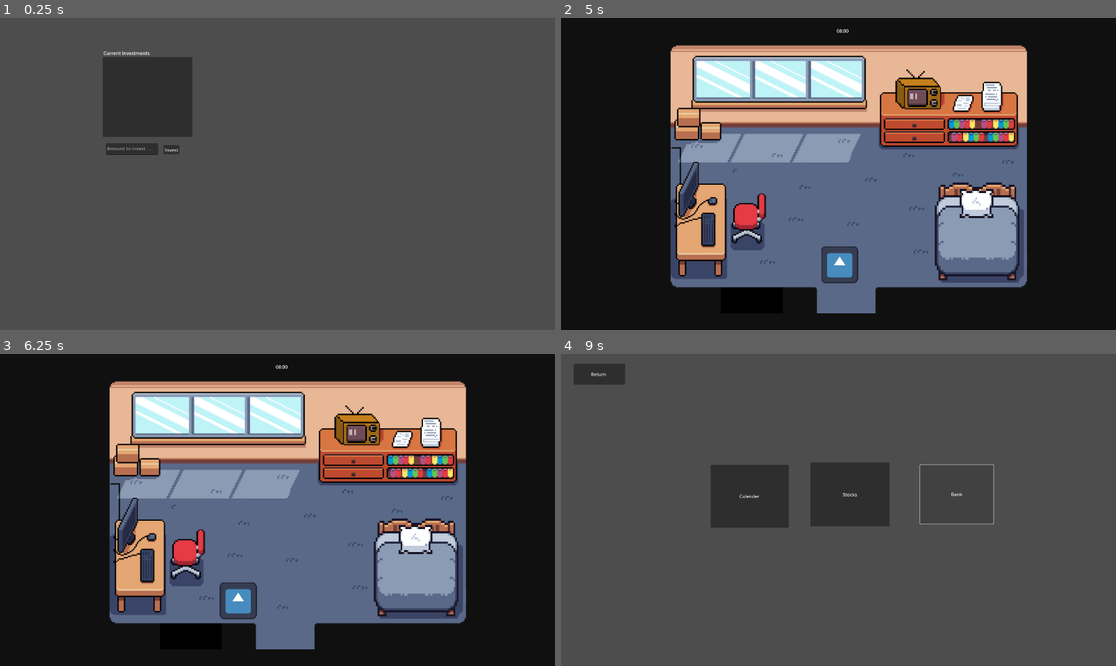
Above: before the commit, frames 1-4 (two rows, left to right).
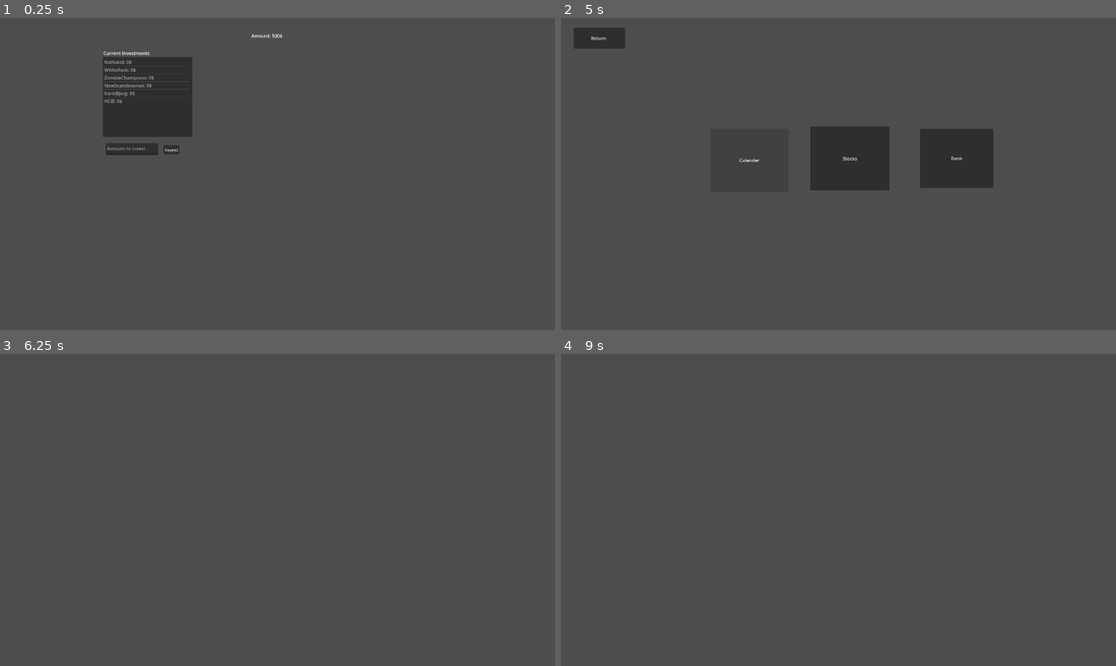
Above: after the commit, the same moments.

Repository: ThyGram/Eksamensprojekt-DDU
Game: Godot game, scene res://stocks.tscn
Two runs of this game, one before a commit and one after it. Both use one fixed random seed, a clock stepped at 60 frames per second and the inputs below. This scene is started directly instead of the project's main scene. The engine's default icon, where the game draws it, is replaced by a stand-in: a white triangle on a blue panel in a dark square.
Inputs (mouse positions are in pixels of both pictures, inside the frame that each line leads up to):
- Up to frame 1 (0.25 s): no input
- Up to frame 2 (5 s): click "Invest" at 0.5 s; tap Enter (ui_accept) at 1.25, 2.1, 2.27, 2.57, 2.75, 3.6, 3.77, 4.07, 4.25 s; hold D (Right) 1.28-2.03 s; hold Enter (ui_accept) 1.28-2.03 s; hold S (Down) 2.03-2.78 s; hold D (Right) 2.78-3.53 s; hold Enter (ui_accept) 2.78-3.53 s; hold W (Up) 3.53-4.28 s; hold A (Left) from 4.28 s (still down); hold Enter (ui_accept) from 4.28 s (still down); tap Escape (Escape) at 4.9 s
- Up to frame 3 (6.25 s): release A (Left) at 5 s; release Enter (ui_accept) at 5 s; click (188, 497) at 5 s, where only the run after the commit has a clickable "Calender"; tap Enter (ui_accept) at 5.75, 5.85, 6.02 s; hold A (Left) from 5.78 s (still down)
- Up to frame 4 (9 s): tap Enter (ui_accept) at 6.32 s; release A (Left) at 6.53 s; hold S (Down) 6.53-7.25 s; hold Enter (ui_accept) 6.53-7.25 s; click (749, 497) at 7.25 s, where only the run before the commit has a clickable "Calender"; click (849, 494) at 8 s, where only the run before the commit has a clickable "Stocks"; click (955, 494) at 8.75 s, where only the run before the commit has a clickable "Bank"

The runs differ from the first frame. In frame 1, 0.3% of the frame differs, in the area x 18-51%, y 5-28%; in frame 2, 99%; in frame 3, 99%, in the area x 0-100%, y 0-100%; in frame 4, 6.5%.
Error before the commit: Attempt to call function 'add_item' in base 'null instance' on a null instance. (res://stocks.gd:9)
Error after the commit: Invalid access of index '0' on a base object of type: 'PackedInt32Array'. (res://stocks.gd:33)

Commit message:
Investing added

Diff:
--- /dev/null
+++ b/GodotGame/bank.gd
@@ -0,0 +1,15 @@
+extends Control
+
+
+# Called when the node enters the scene tree for the first time.
+func _ready():
+	pass # Replace with function body.
+
+
+# Called every frame. 'delta' is the elapsed time since the previous frame.
+func _process(delta):
+	pass
+
+func _input(event):
+	if (event.is_action_pressed("Escape")):
+		get_tree().change_scene_to_file("res://main_game_computer.tscn")
--- a/GodotGame/bank.tscn
+++ b/GodotGame/bank.tscn
@@ -1,4 +1,6 @@
-[gd_scene format=3 uid="uid://b2jja6t1m65hx"]
+[gd_scene load_steps=2 format=3 uid="uid://b2jja6t1m65hx"]
+
+[ext_resource type="Script" path="res://bank.gd" id="1_7qo0x"]
 
 [node name="Bank" type="Control"]
 layout_mode = 3
@@ -7,3 +9,4 @@
 anchor_bottom = 1.0
 grow_horizontal = 2
 grow_vertical = 2
+script = ExtResource("1_7qo0x")
--- /dev/null
+++ b/GodotGame/calender.gd
@@ -0,0 +1,15 @@
+extends Control
+
+
+# Called when the node enters the scene tree for the first time.
+func _ready():
+	pass # Replace with function body.
+
+
+# Called every frame. 'delta' is the elapsed time since the previous frame.
+func _process(delta):
+	pass
+
+func _input(event):
+	if (event.is_action_pressed("Escape")):
+		get_tree().change_scene_to_file("res://main_game_computer.tscn")
--- a/GodotGame/calender.tscn
+++ b/GodotGame/calender.tscn
@@ -1,4 +1,6 @@
-[gd_scene format=3 uid="uid://h5l0aden855"]
+[gd_scene load_steps=2 format=3 uid="uid://h5l0aden855"]
+
+[ext_resource type="Script" path="res://calender.gd" id="1_ybaj3"]
 
 [node name="Calender" type="Control"]
 layout_mode = 3
@@ -7,3 +9,4 @@
 anchor_bottom = 1.0
 grow_horizontal = 2
 grow_vertical = 2
+script = ExtResource("1_ybaj3")
--- a/GodotGame/main_game_bedroom.gd
+++ b/GodotGame/main_game_bedroom.gd
@@ -3,7 +3,7 @@
 
 # Called when the node enters the scene tree for the first time.
 func _ready():
-	pass
+	storage.GameStarted = true
 
 func NewDay():
 	print("DAY DONEbed")
--- a/GodotGame/main_game_computer.tscn
+++ b/GodotGame/main_game_computer.tscn
@@ -16,7 +16,7 @@
 scale = Vector2(0.995906, 0.991586)
 script = ExtResource("1_d3cnl")
 
-[node name="Button" type="Button" parent="."]
+[node name="Calender" type="Button" parent="."]
 layout_mode = 0
 offset_left = 516.113
 offset_top = 383.224
@@ -24,7 +24,7 @@
 offset_bottom = 602.224
 text = "Calender"
 
-[node name="Button2" type="Button" parent="."]
+[node name="Stocks" type="Button" parent="."]
 layout_mode = 0
 offset_left = 861.528
 offset_top = 375.156
@@ -32,7 +32,7 @@
 offset_bottom = 598.156
 text = "Stocks"
 
-[node name="Button3" type="Button" parent="."]
+[node name="Bank" type="Button" parent="."]
 layout_mode = 0
 offset_left = 1244.09
 offset_top = 383.224
@@ -48,4 +48,7 @@
 offset_bottom = 103.255
 text = "Return "
 
+[connection signal="pressed" from="Calender" to="." method="_on_calender_pressed"]
+[connection signal="pressed" from="Stocks" to="." method="_on_stocks_pressed"]
+[connection signal="pressed" from="Bank" to="." method="_on_bank_pressed"]
 [connection signal="pressed" from="ReturnButton" to="." method="_on_return_button_pressed"]
--- a/GodotGame/single_ton.gd
+++ b/GodotGame/single_ton.gd
@@ -1,19 +1,17 @@
 extends Node2D
 
 var DisplayUsername : String
-var Money : int
+var Money : int = 500
 var Highscore : int
 var GameStarted : bool = false
-var TimerStarted : bool = false
 var rng = RandomNumberGenerator.new()
-var GameTimerStarted : bool = false
 var DayStarted : bool = false
 var GameWatch : int = 480
 var PlayerPosition
 
 var GameTimer = Timer.new()
 
-# First variable is money invested, and second is news boost or not
+# First variable is money invested, second is news boost or not and third is the name of the stock.
 var Stocks : Dictionary = {
 	0 : [0, null, "Rothskid"],
 	1 : [0, null, "WhiteRock"],
@@ -28,9 +26,7 @@
 	Money = storage.Money
 	Highscore = storage.Highscore
 	GameStarted = storage.GameStarted
-	TimerStarted = storage.TimerStarted
 	DayStarted = storage.DayStarted
-	GameTimerStarted = storage.GameTimerStarted
 	GameWatch = storage.GameWatch
 	GameTimer = storage.GameTimer
 	PlayerPosition = storage.PlayerPosition
@@ -41,38 +37,28 @@
 	print("GameSTART")
 	add_child(GameTimer)
 	GameTimer.autostart = true
-	GameTimer.start(2)
+	GameTimer.start(0.5)
 	GameTimer.timeout.connect(_on_gametimer_timeout)
 
-func _process(delta):
-	if (GameStarted and !TimerStarted):
-		print("START")
-		var timer = Timer.new()
-		add_child(timer)
-		timer.autostart = true
-		timer.timeout.connect(_on_timer_timeout)
-		timer.start(48)
-		TimerStarted = true
-
-func _on_timer_timeout():
-	print("STOCKs")
-	var Increment : float = 0
-	for key in Stocks:
-		var randomNumber = rng.randi_range(1,200)
-		if randomNumber == 100 and Stocks[key][1] == null:
-			Increment = rng.randf_range(0, 2)
-			Stocks[key][0] *= Increment
-		else:
-			Increment = rng.randf_range(-0.935, 1.065)
-			if Stocks[key][1] == true:
-				Increment += 0.5
-				Stocks[key][0] *= Increment
-			elif Stocks[key][1] == false:
-				Increment -= 0.5
-				Stocks[key][0] *= Increment
-			else:
-				Stocks[key][0] *= Increment
 
 func _on_gametimer_timeout():
 	if GameWatch <= 1440 and GameStarted:
 		GameWatch += 5
+		var hour : float = float(GameWatch) / 60.0
+		print(hour)
+		if floor(hour) == hour:
+			for key in Stocks:
+				var Increment : float = 0;
+				var randomNumber = rng.randi_range(1,200)
+				if randomNumber == 100 and Stocks[key][1] == null:
+					Increment = rng.randf_range(0, 2)
+				else:
+					Increment = rng.randf_range(0.935, 1.065)
+					if Stocks[key][1] == true:
+						Increment += 0.5
+					elif Stocks[key][1] == false:
+						Increment -= 0.5
+
+				Stocks[key][0] *= Increment
+				Stocks[key][0] = round(Stocks[key][0])
+			get_tree().change_scene_to_file("res://stocks.tscn")
--- a/GodotGame/stocks.gd
+++ b/GodotGame/stocks.gd
@@ -3,10 +3,12 @@
 var stocks : Dictionary = storage.Stocks
 
 # Called when the node enters the scene tree for the first time.
+
 func _ready():
 	pass # Replace with function body.
 	for key in stocks:
-		$Label/CurrentInvestsments.add_item(stocks[key][2] + ": " + str(stocks[key][0]) + "$", null, true)
+		$Label/CurrentInvestments.add_item(stocks[key][2] + ": " + str(stocks[key][0]) + "$", null, true)
+
 
 	#"InvestedInRotschKid": [0, null],
 	#"InvestedInWhiteRock" : [0, null],
@@ -17,18 +19,19 @@
 
 func _input(event):
 	if (event.is_action_pressed("Escape")):
-		get_tree().change_scene_to_file("res://main_game_bedroom.tscn")
+		get_tree().change_scene_to_file("res://main_game_computer.tscn")
 
 # Called every frame. 'delta' is the elapsed time since the previous frame.
 func _process(delta):
-	pass
+	$MoneyAmount.text = "Amount: " + str(storage.Money) + "$"
 
 
 func _on_invest_pressed():
-	var index = $Label/CurrentInvestsments.get_selected_items()
+	var index = $Label/CurrentInvestments.get_selected_items()
 	var amount : int = int($Label/InvestingAmount.text)
-	if storage.Money > amount:
+	if storage.Money >= amount:
 		storage.Stocks[index[0]][0] += amount
-		$Label/CurrentInvestsments.set_item_text(index[0], stocks[index[0]][2] + ": " + str(stocks[index[0]][0]) + "$")
+		$Label/CurrentInvestments.set_item_text(index[0], stocks[index[0]][2] + ": " + str(stocks[index[0]][0]) + "$")
+		storage.Money -= amount
 	else:
 		$Label/InvestingAmount.text = "You dont have that typa money"
--- a/GodotGame/stocks.tscn
+++ b/GodotGame/stocks.tscn
@@ -23,7 +23,7 @@
 offset_bottom = 111.0
 text = "Current Investments"
 
-[node name="ItemList" type="ItemList" parent="Label"]
+[node name="CurrentInvestments" type="ItemList" parent="Label"]
 layout_mode = 0
 offset_left = -3.0
 offset_top = 25.0
@@ -38,7 +38,7 @@
 offset_bottom = 362.0
 text = "Invest"
 
-[node name="TextEdit" type="TextEdit" parent="Label"]
+[node name="InvestingAmount" type="TextEdit" parent="Label"]
 layout_mode = 0
 offset_left = 8.0
 offset_top = 324.0
@@ -46,4 +46,11 @@
 offset_bottom = 364.0
 placeholder_text = "Amount to invest . . ."
 
+[node name="MoneyAmount" type="Label" parent="."]
+layout_mode = 0
+offset_left = 850.0
+offset_top = 28.0
+offset_right = 1007.0
+offset_bottom = 110.0
+
 [connection signal="pressed" from="Label/Invest" to="." method="_on_invest_pressed"]
--- a/GodotGame/switch_screen.tscn
+++ b/GodotGame/switch_screen.tscn
@@ -15,8 +15,8 @@
 [node name="Timer" type="Timer" parent="."]
 
 [node name="Sprite2D" type="Sprite2D" parent="."]
-position = Vector2(582.392, 329)
-scale = Vector2(0.76393, 0.806373)
+position = Vector2(963, 601)
+scale = Vector2(1.34277, 1.60907)
 texture = ExtResource("2_ws8tv")
 
 [connection signal="timeout" from="Timer" to="." method="_on_timer_timeout"]
